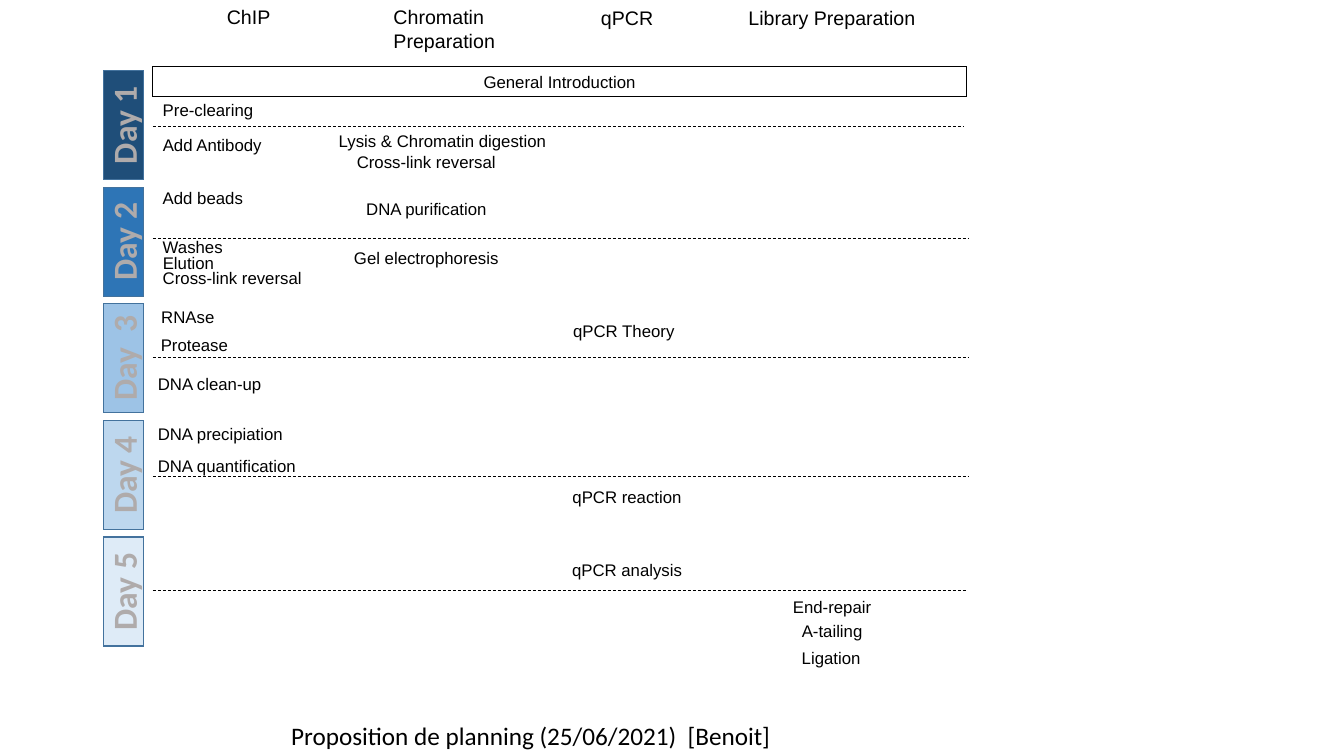
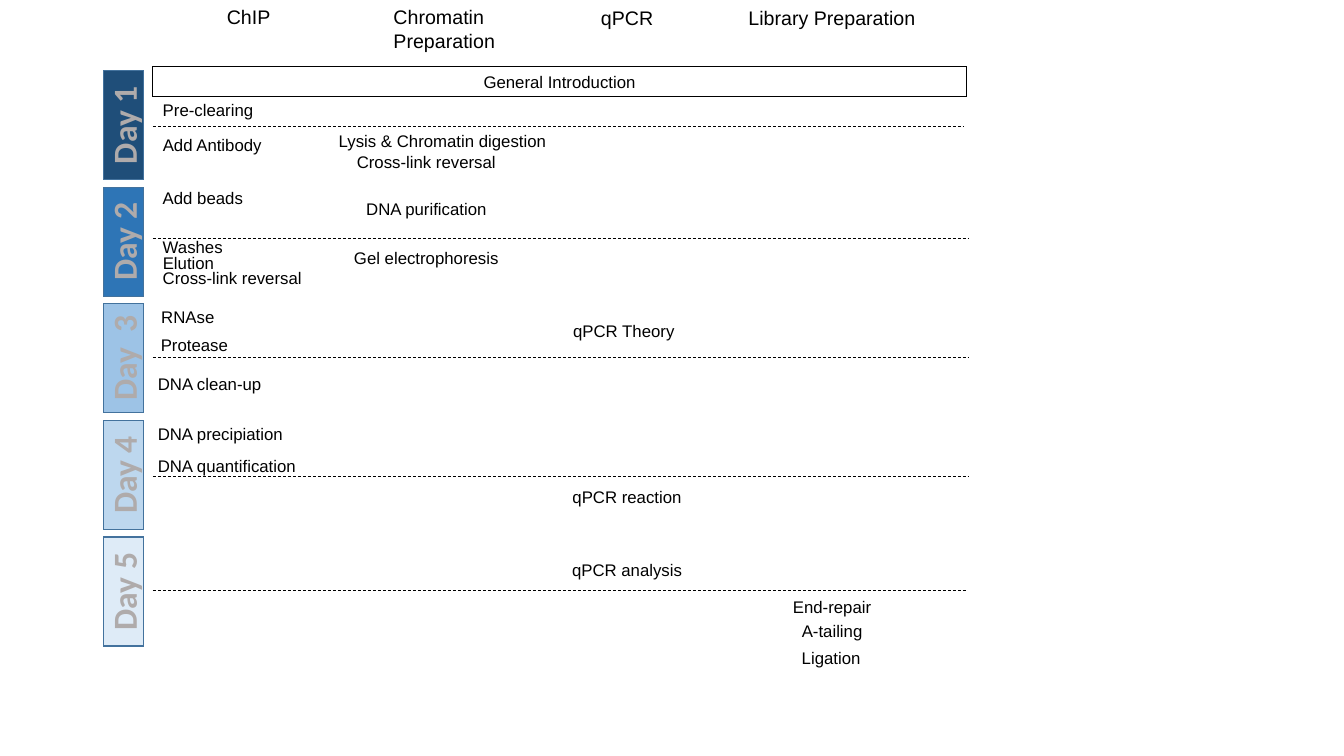
Before and after one commit to PierreGrognet/ChIPseq_Workshop, a slide deck: slide 1 of Pictures/Schedule.pptx. Drawn at 1344x756 pixels with LibreOffice and Linux fonts; fonts in the diff are those of the drawing. Boxes give left, top, right and bottom in pixels: in the first picture for what was removed or moved away, otherwise in the second. Text is boxed around its words. In the diff, an @@ line names an element or a change of style, - is before the commit and + after.

```diff
--- a/Pictures/Schedule.pptx
+++ b/Pictures/Schedule.pptx
@@ text removed at [291,726,770,750] @@
-Proposition de planning (25/06/2021) [Benoit]
```
Also in this commit, not shown: 1 other file.
